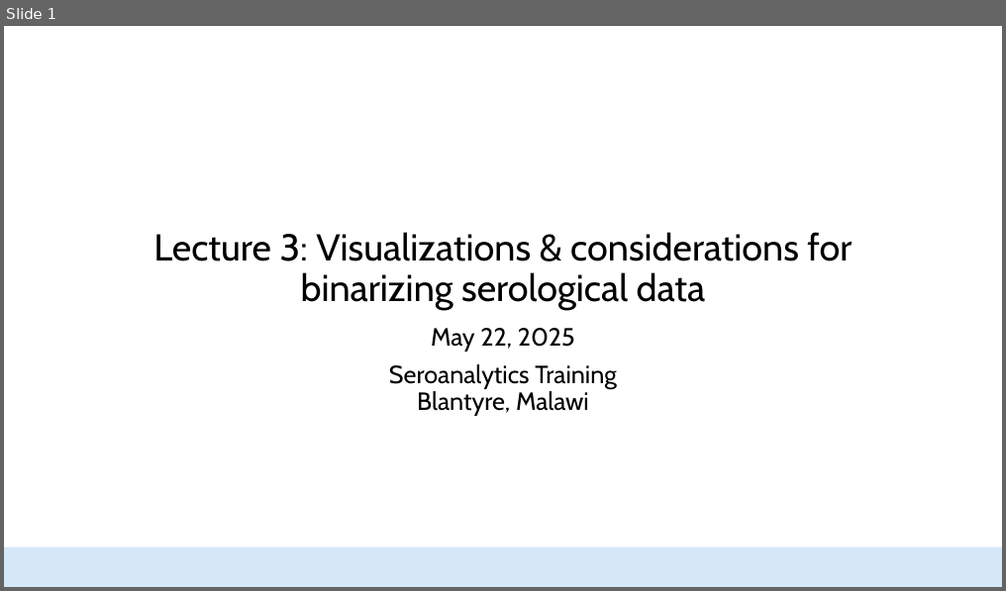
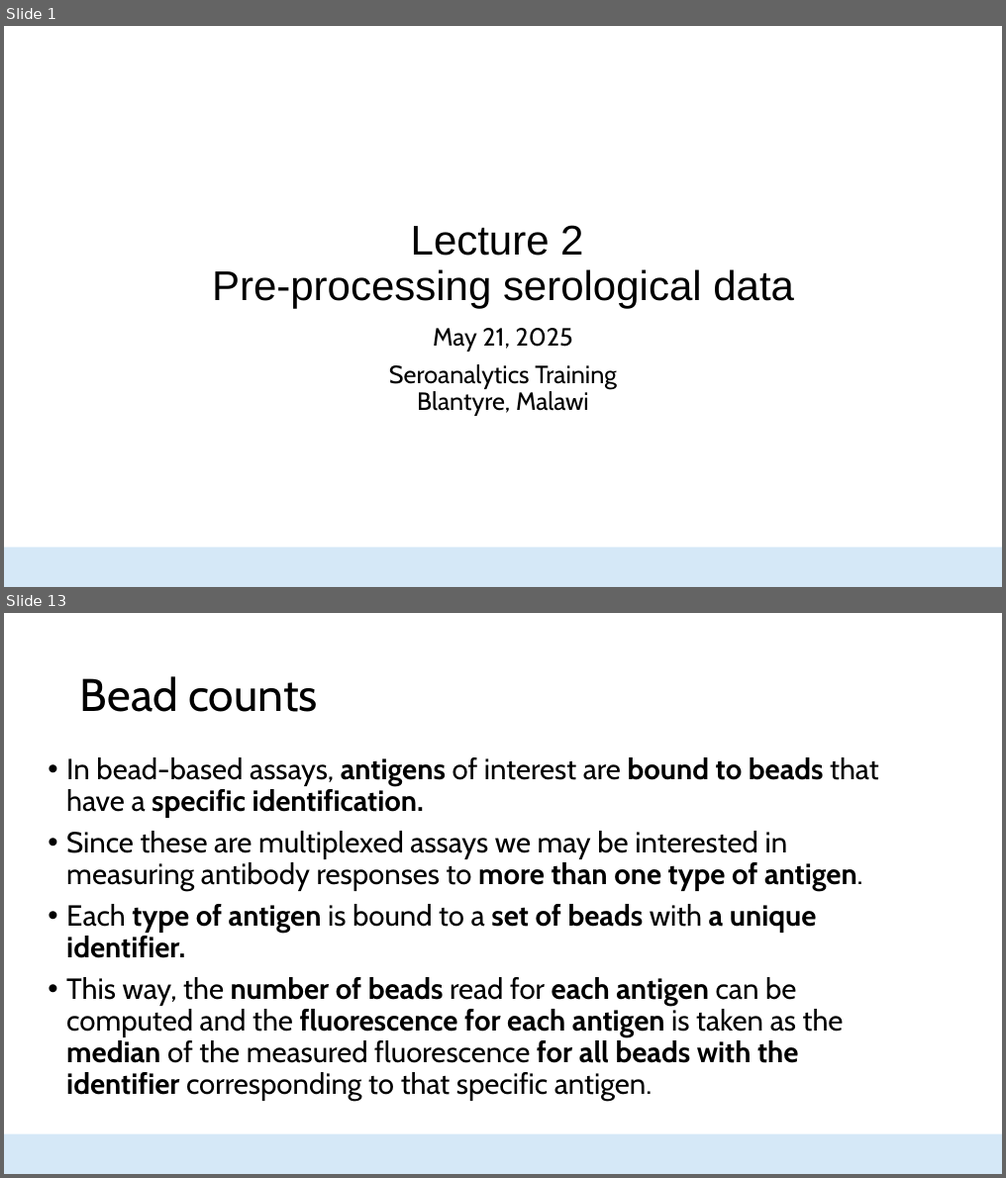
Before and after one commit to HopkinsIDD/seroanalytics_workshop, a slide deck: Lecture 3/Lecture 3.pptx. Shown one above the other, each under a label of ours: slide 1 before the commit, slides 1 and 13 after it; the slides between them are not shown. The pictures are 1006x591 and 1006x1178 pixels, drawn with LibreOffice and Linux fonts; fonts in the diff are those of the drawing; background and template pictures are left out. Boxes give left, top, right and bottom in pixels: in the first picture for what was removed or moved away, otherwise in the second. Text is boxed around its words. In the diff, an @@ line names an element or a change of style, - is before the commit and + after.

```diff
--- a/Lecture 3/Lecture 3.pptx
+++ b/Lecture 3/Lecture 3.pptx
@@ slide 13 added at <box>4,613,1002,1174</box>, background #FFFFFF; not listed: 1 template element that a slide beside it also shows @@
@@ title added at <box>80,676,317,712</box>, 44 pt, text #000000 @@
+Bead counts
@@ text added at <box>66,758,879,1101</box>, 28 pt, text #000000 @@
+• In bead-based assays, antigens of interest are bound to beads that have a specific identification.
+• Since these are multiplexed assays we may be interested in measuring antibody responses to more than one type of antigen.
+• Each type of antigen is bound to a set of beads with a unique identifier.
+• This way, the number of beads read for each antigen can be computed and the fluorescence for each antigen is taken as the median of the measured fluorescence for all beads with the identifier corresponding to that specific antigen.
@@ slide 1 changed as well @@
@@ title at <box>212,225,794,308</box>: text changed; size 36 to 40 pt; font Cabin to Arial @@
-Lecture 3: Visualizations & considerations for binarizing serological data
+Lecture 2
+Pre-processing serological data
@@ subtitle at <box>433,328,573,352</box>: text changed @@
-May 22, 2025
+May 21, 2025
```
Also in this commit, not shown: 26 other slides added, 29 slides removed, 16 other files.
